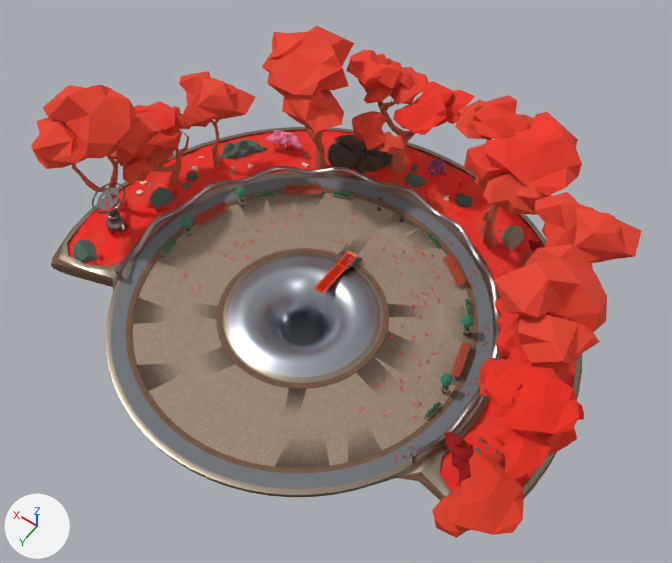
The glTF model models/lobby/lobby_platform.glb, before and after one commit.
Camera for both pictures: a 50 mm camera at (131.7, 185.1, 166.0) aimed at (159.1, 146.9, 105.8). The axes (+X, +Y, +Z) are drawn at lower left. The lights are the same throughout. Objects named as collision shapes, trigger or cutter boxes, shadow casters or lower levels of detail are left out. Where no turn or scale is listed for an object, it has been applied to the vertices. Vertices at the same position are counted once.

Names of what the first picture shows: 'Asian_Tree02.001', 'Asian_Tree02.002', 'Asian_Tree02.003', 'Asian_Tree02.004', 'Asian_Tree02.007', 'Asian_Tree04.033', 'Asian_Tree05.001', 'Asian_Tree05.034', 'Asian_Tree06.061', 'cloud_platform', 'cloud_platform.001', 'cloud_platform.003'.
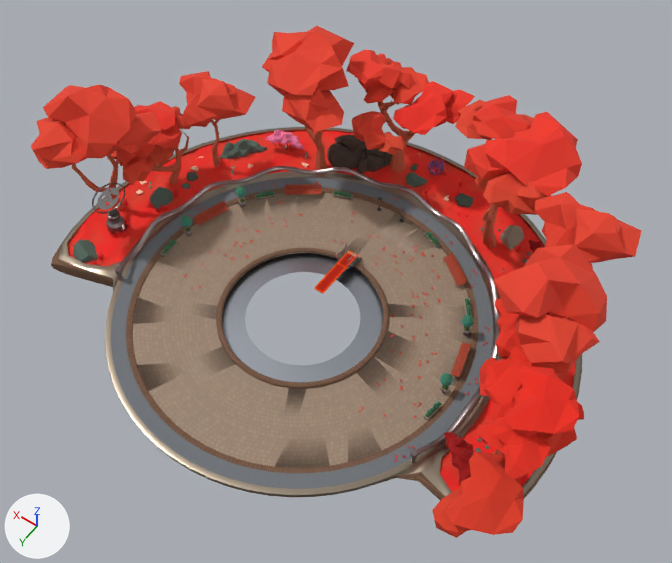
Pixel boxes (x1, y1, x2, y2) of what changed, in the pictures (672 x 563 px):
part 1 of me_cylinder_066, cut back: (216, 248, 389, 388) in both

Diff of the bpy script that builds the scene:
```diff
--- a/models/lobby/lobby_platform.glb.py
+++ b/models/lobby/lobby_platform.glb.py
@@ me_cylinder_066 @@
 # used by ob_cloud_platform; location = (160.0, 150.22, 104.23)
-me_cylinder_066.from_pydata(...)  # 5489 vertices, 10896 faces; spans x -22.7..22.7, y -22.7..16.0, z -9.0..0.5
+me_cylinder_066.from_pydata(...)  # 3377 vertices, 6544 faces; spans x -22.7..22.7, y -22.7..16.0, z -1.5..0.3
+# me_cylinder_066 part 1: 400 vertices moved from x -9.0..9.0, y -9.0..9.1, z -0.5..0.1 to x -8.9..8.9, y -8.9..8.9, z -0.5..0.3; 2220 vertices removed from x -6.5..6.5, y -6.5..6.5, z -9.0..0.5; 108 vertices added at x -6.6..6.6, y -6.6..6.6, z -0.3..0.0
 me_cylinder_066.materials.append(mat_atlasmetal)
```
